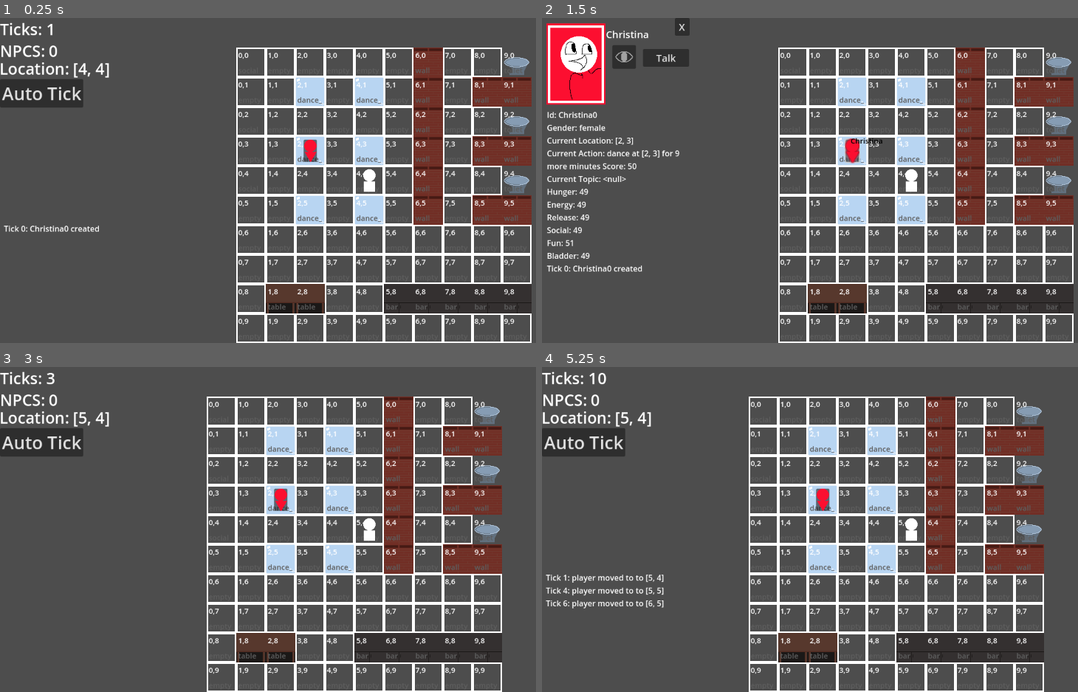
Above: before the commit, frames 1-4 (two rows, left to right).
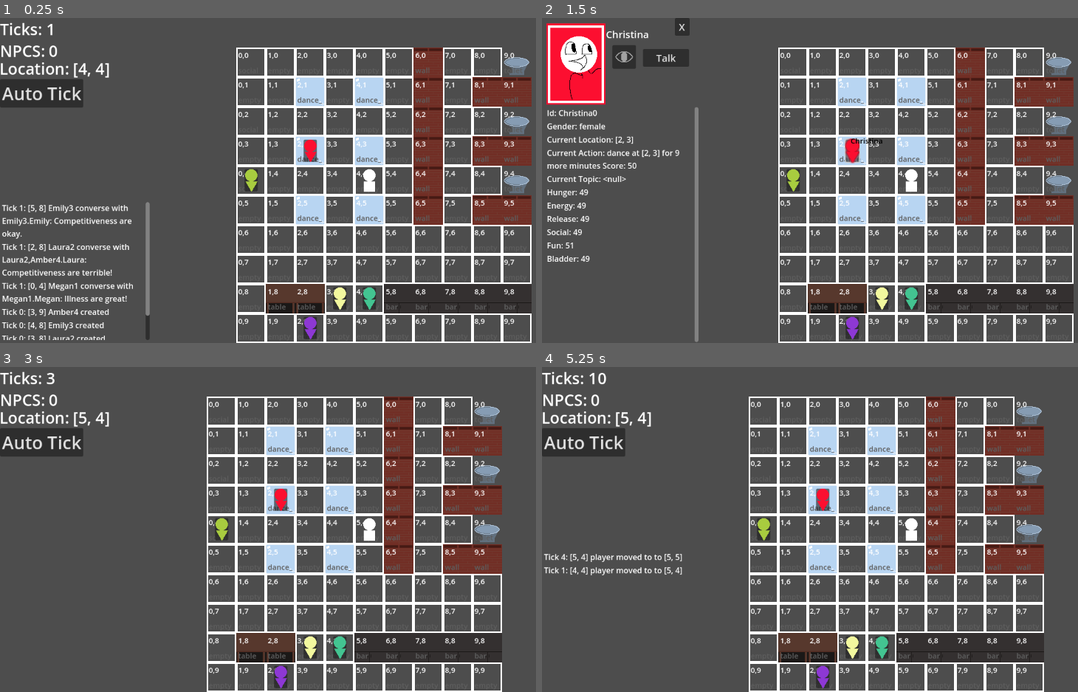
Above: after the commit, the same moments.

Repository: churrupy/elf-game
Game: Godot game, scene res://main.tscn
The game is run twice, just before and just after one commit, with the same random seed, the same clock (stepped at 60 frames per second) and the same inputs.
Inputs (mouse positions are in pixels of both pictures, inside the frame that each line leads up to):
- Up to frame 1 (0.25 s): no input
- Up to frame 2 (1.5 s): click "Auto Tick" at 0.5 s; click (852, 151) at 1.27 s
- Up to frame 3 (3 s): click "X" at 2 s; tap Enter at 2.75 s; move the mouse to (310, 500) at 2.77 s; hold D (move_right) from 2.78 s (still down); hold Shift (suppress_tick) from 2.78 s (still down); tap T (auto_tick) at 2.85 s
- Up to frame 4 (5.25 s): tap Space at 3.5, 5 s; move the mouse to (718, 545) at 3.52 s; release D (move_right) at 3.53 s; release Shift (suppress_tick) at 3.53 s; hold S (move_down) 3.53-4.28 s; tap Shift (suppress_tick) at 3.6, 5.1 s; tap T (auto_tick) at 3.8, 4.35 s; tap Enter at 4.25 s; move the mouse to (820, 471) at 4.27 s; hold D (move_right) 4.28-5.03 s; hold Shift (suppress_tick) 4.28-5.03 s; hold W (move_up) from 5.03 s (still down)

The runs differ from the first frame. In frame 1, 3.2% of the frame differs, in the area x 0-71%, y 46-100%; in frame 2, 2.5%; in frame 3, 0.6%; in frame 4, 1.8%.

Commit message:
Dialogue Sort of happening
- rudimentary dialogue menu created, and npcs will sort of interact with each other through it

Diff:
--- a/default_menu.tscn
+++ b/default_menu.tscn
@@ -47,10 +47,14 @@
 theme_override_font_sizes/font_size = 36
 text = "Auto Tick"
 
-[node name="PlayerHistory" type="Label" parent="."]
+[node name="PlayerHistoryContainer" type="ScrollContainer" parent="."]
 layout_mode = 0
-offset_left = 8.0
-offset_top = 416.0
-offset_right = 254.0
-offset_bottom = 657.0
-text = "Player History"
+offset_left = 4.0
+offset_top = 374.0
+offset_right = 304.0
+offset_bottom = 654.0
+
+[node name="VBoxContainer" type="VBoxContainer" parent="PlayerHistoryContainer"]
+layout_mode = 2
+size_flags_horizontal = 3
+size_flags_vertical = 3
--- a/menus/hud.tscn
+++ /dev/null
@@ -1,26 +0,0 @@
-[gd_scene load_steps=5 format=3 uid="uid://cxvennsy2mglw"]
-
-[ext_resource type="Script" uid="uid://b80dkj2mcwkjw" path="res://scripts/hud.gd" id="1_633jc"]
-[ext_resource type="PackedScene" uid="uid://c8ald5ikbggg7" path="res://default_menu.tscn" id="2_pua1y"]
-[ext_resource type="PackedScene" uid="uid://buetf41yyhdos" path="res://npc_menu.tscn" id="3_d51vb"]
-[ext_resource type="PackedScene" uid="uid://jusdqdsrm4go" path="res://talk_menu.tscn" id="5_d51vb"]
-
-[node name="HUD" type="Control"]
-z_index = 100
-layout_mode = 3
-anchors_preset = 15
-anchor_right = 1.0
-anchor_bottom = 1.0
-offset_right = -300.0
-grow_horizontal = 2
-grow_vertical = 2
-script = ExtResource("1_633jc")
-
-[node name="DefaultMenu" parent="." instance=ExtResource("2_pua1y")]
-
-[node name="NpcMenu" parent="." instance=ExtResource("3_d51vb")]
-
-[node name="TalkMenu" parent="." instance=ExtResource("5_d51vb")]
-layout_mode = 0
-offset_left = 300.0
-offset_right = 900.0
--- a/npc_menu.tscn
+++ b/npc_menu.tscn
@@ -1,9 +1,11 @@
-[gd_scene load_steps=5 format=3 uid="uid://buetf41yyhdos"]
+[gd_scene load_steps=6 format=3 uid="uid://buetf41yyhdos"]
 
 [ext_resource type="Script" uid="uid://dswehjefs22t2" path="res://scripts/npc_menu.gd" id="1_ubb6d"]
 [ext_resource type="PackedScene" uid="uid://wqx311ixn3i1" path="res://portrait.tscn" id="2_pcope"]
 [ext_resource type="Texture2D" uid="uid://c2m2pg2artbpk" path="res://models/watch.png" id="2_prfe1"]
 [ext_resource type="Texture2D" uid="uid://jt3v8h4mtfk7" path="res://models/watch_glow.png" id="3_h4d1c"]
+
+[sub_resource type="Theme" id="Theme_h4d1c"]
 
 [node name="NpcMenu" type="Control"]
 z_index = 6
@@ -74,15 +76,20 @@
 theme_override_font_sizes/font_size = 20
 icon = ExtResource("3_h4d1c")
 
-[node name="NpcDescription" type="Label" parent="."]
+[node name="NpcHistoryContainer" type="ScrollContainer" parent="."]
 layout_mode = 0
 offset_left = 10.0
-offset_top = 185.0
-offset_right = 326.0
-offset_bottom = 644.0
-text = "Npc Description"
-autowrap_mode = 3
-text_overrun_behavior = 2
+offset_top = 181.0
+offset_right = 318.0
+offset_bottom = 658.0
+horizontal_scroll_mode = 0
+vertical_scroll_mode = 2
+
+[node name="VBoxContainer" type="VBoxContainer" parent="NpcHistoryContainer"]
+layout_mode = 2
+size_flags_horizontal = 3
+size_flags_vertical = 3
+theme = SubResource("Theme_h4d1c")
 
 [connection signal="pressed" from="CloseButton" to="." method="close_npc_menu"]
 [connection signal="pressed" from="TalkButton" to="." method="talk_pressed"]
--- a/scripts/actions.gd
+++ b/scripts/actions.gd
@@ -18,20 +18,11 @@
 func do(npc):
 	COUNTDOWN -= 1
 	print("in actions", STATUS)
-	if ID == "converse":
-		process_conversation(npc)
 	var refresh_rate = Constants.NEED_REFRESH_RATES[NEED]
 	npc.NEEDS[NEED] += refresh_rate
 	if COUNTDOWN < 0:
 		STATUS = "finish"
 	print("after actions", npc.NAME,_to_string())
-
-
-#region special
-func process_conversation(npc):
-	npc.RECENT_TOPIC = Dialogue.get_next_topic(npc.RECENT_TOPIC)
-
-#endregion
 
 
 
@@ -47,6 +38,12 @@
 	var action_dict = Constants.ACTION_TEMPLATES[ID]
 	return action_dict["do_off_tile"]
 
+func is_conversable():
+	var action_data = Constants.ACTION_TEMPLATES[ID]
+	if "conversable" in action_data: # default is true
+		return false
+	return true
+
 func _to_string():
 	var _str = STATUS
 	if STATUS == "moving":
--- a/scripts/constants.gd
+++ b/scripts/constants.gd
@@ -5,7 +5,7 @@
 const SCREEN_SIZE = Vector2(1200, 660)
 const MAP_SIZE = [10,10] # num tiles across
 const BOTTOM_RIGHT = Vector2(MAP_SIZE[0]-1, MAP_SIZE[1]-1)
-const NUM_NPCS = 1
+const NUM_NPCS = 5
 const SIDEBAR_SIZE = Vector2(300, SCREEN_SIZE[1])
 const MAIN_FRAME_SIZE = Vector2(SCREEN_SIZE[0] - SIDEBAR_SIZE[0], SCREEN_SIZE[1])
 const MAIN_FRAME_POSITION = Vector2(SIDEBAR_SIZE[0], 0)
@@ -74,7 +74,8 @@
         "pose": "standing",
 		"joinable": true,
 		"other_req": true,
-        "do_off_tile": true
+        "do_off_tile": true,
+        "conversable": false
     },
     #region furniture
     "dance" : {
@@ -84,7 +85,8 @@
         "pose": "standing",
 		"joinable": true,
 		"other_req": false,
-        "do_off_tile": false
+        "do_off_tile": false,
+        "conversable": false
     },
     "drink": {
         "need": "fun",
@@ -102,7 +104,8 @@
         "pose": "standing",
 		"joinable": false,
 		"other_req": false,
-        "do_off_tile": false
+        "do_off_tile": false,
+        "conversable": false
     },
     "snack": {
         "need": "hunger",
--- a/scripts/default_menu.gd
+++ b/scripts/default_menu.gd
@@ -13,9 +13,16 @@
 	pass
 
 func update_history_and_tick(history_list):
-	var trunc_history = history_list.slice(-5, -1)
-	var history_string = "\n".join(trunc_history)
-	$PlayerHistory.text = history_string
+	var trunc_history = history_list.slice(-10, -1)
+	# clear container
+	for child in $PlayerHistoryContainer.get_node("VBoxContainer").get_children():
+		child.queue_free()
+	trunc_history.reverse()
+	for item in trunc_history:
+		var new_label = Label.new()
+		new_label.text = item
+		new_label.autowrap_mode = TextServer.AUTOWRAP_WORD_SMART
+		$PlayerHistoryContainer.get_node("VBoxContainer").add_child(new_label)
 	tick()
 
 
@@ -27,9 +34,11 @@
 	clear_buttons()
 	var button_x = 30
 	var button_y = 200
-	for npc in Global.CURRENT_NPCS:
+	for npc_id in Global.CURRENT_NPCS:
+		var npc = Global.NPCS[npc_id]
 		var npc_button = buttons.instantiate()
 		add_child(npc_button)
+		print(npc)
 		npc_button.initialize(npc)
 		npc_button.position = Vector2(button_x, button_y)
 		npc_button.connect("pressed", Callable(self, "open_npc_menu").bind(npc))
--- a/scripts/history.gd
+++ b/scripts/history.gd
@@ -14,22 +14,39 @@
 	pass
 
 
-func add_entry(npc, action, arg=null):
+func add_entry(npc, action, location, arg={}):
+	if npc is NPC:
+		npc = npc.ID
 	var history_dict = {
 		"tick": Global.TICKS,
 		"npc": npc,
 		"action": action,
+		"location": location,
 		"arg": arg
 	}
 	HISTORY.append(history_dict)
 
 
 func filter_by_npc(npc):
+	if npc is NPC:
+		npc = npc.ID
 	var filtered_history = []
 	for h in HISTORY:
 		if h["npc"] == npc:
 			filtered_history.append(h)
+		elif "witnesses" in h["arg"]:
+			if npc in h["arg"]["witnesses"]:
+				filtered_history.append(h)
 
+	return filtered_history
+
+func filter_by_location(location):
+	if location == null:
+		return []
+	var filtered_history = []
+	for h in HISTORY:
+		if h["location"] == location:
+			filtered_history.append(h)
 	return filtered_history
 
 func display_history(history_list = []):
@@ -37,8 +54,15 @@
 		history_list = HISTORY
 	var display_list = []
 	for h in history_list:
-		var _str = "Tick " + str(h["tick"]) + ": " + h["npc"] + " " + h["action"]
-		if h["arg"] != null:
-			_str += " to " + str(h["arg"])
+		var _str = "Tick " + str(h["tick"]) + ": " + str(h["location"]) + " " + h["npc"] + " " + h["action"]
+		if "location" in h["arg"]:
+			var location_str = " to " + str(h["arg"]["location"])
+			_str += location_str
+		if "witnesses" in h["arg"]:
+			var group_str = " with " + ",".join(h["arg"]["witnesses"]) + "."
+			_str += group_str
+		if "dialogue" in h["arg"]:
+			var dialogue_str = h["arg"]["dialogue"]
+			_str += dialogue_str
 		display_list.append(_str)
 	return display_list
--- a/scripts/hud.gd
+++ /dev/null
@@ -1,58 +0,0 @@
-extends Control
-
-signal auto_tick_signal
-
-# Called when the node enters the scene tree for the first time.
-func _ready() -> void:
-	$NpcMenu.hide()
-	$TalkMenu.hide()
-	SignalBus.npc_click.connect(open_npc_menu)
-	SignalBus.close_npc_menu.connect(close_npc_menu)
-	SignalBus.talk_to_npc.connect(open_talk_menu)
-	SignalBus.close_talk_menu.connect(close_talk_menu)
-	#$NpcListButton.hide()
-
-
-
-# Called every frame. 'delta' is the elapsed time since the previous frame.
-func _process(delta: float) -> void:
-	pass
-
-func tick():
-	$DefaultMenu.tick()
-	if $TalkMenu.visible:
-		$TalkMenu.tick()
-
-
-func open_npc_list() -> void:
-	$DefaultMenu.hide()
-
-func close_npc_list() -> void:
-	#$NpcListMenu.hide()
-	pass
-
-
-func auto_tick_button() -> void:
-	auto_tick_signal.emit()
-
-func open_talk_menu(npc):
-	$TalkMenu.initialize(npc)
-	$TalkMenu.show()
-
-func close_talk_menu():
-	$TalkMenu.hide()
-
-func open_npc_menu(npc):
-	print("showing menu")
-	$DefaultMenu.hide()
-	$NpcMenu.initialize(npc)
-	$NpcMenu.show()
-
-
-func close_npc_menu():
-	print("closing menu")
-	$NpcMenu.hide()
-	$NpcMenu.WATCH = false
-	SignalBus.npc_hover_off.emit($NpcMenu.DISPLAYED_NPC)
-	$TalkMenu.hide()
-	$DefaultMenu.show()
--- a/scripts/main.gd
+++ b/scripts/main.gd
@@ -39,7 +39,7 @@
 	ID_COUNTER += 1
 	#add_child(npc)
 	Global.NPCS[npc.ID] = npc
-	History.add_entry(npc.ID, "created")
+	History.add_entry(npc.ID, "created", npc.LOCATION)
 
 
 # Called every frame. 'delta' is the elapsed time since the previous frame.
@@ -51,10 +51,12 @@
 
 func process_player_move(location):
 	if $Map.is_travelable(location):
+		var old_location = Global.PLAYER_LOCATION.duplicate()
 		Global.PLAYER_LOCATION = location
+		History.add_entry("player", "moved to", old_location, {"location": location})
 	else:
 		print("tile not accessible")
-	History.add_entry("player", "moved to", location)
+
 	_on_tick()
 
 func auto_tick() -> void:
@@ -106,20 +108,15 @@
 	tick_npcs()
 	get_current_npcs()
 	display_npcs()
-	#var npc_list = get_npc_list()
-	#Utility.display_list_on_screen(npc_list, Constants.TILE_SIZE/2)
-	#var tile_list = $Map.get_tile_list()
-	#Utility.display_list_on_screen(tile_list)
 	$Map.tick()
 	var player_history = History.filter_by_npc("player")
 	var player_history_list = History.display_history(player_history)
 	$DefaultMenu.update_history_and_tick(player_history_list)
-	#$DefaultMenu.tick()
-
 	if $NpcMenu.visible:
 		# re-initialize/update visible history
 		open_npc_menu($NpcMenu.DISPLAYED_NPC)
-	#$HUD.tick()
+	if $TalkMenu.visible:
+		open_npc_menu($TalkMenu.DISPLAYED_NPC)
 
 
 #endregion
@@ -134,10 +131,7 @@
 func get_current_npcs():
 	var adjacent_locations = get_neighbors(Global.PLAYER_LOCATION)
 	for l in adjacent_locations:
-		var npc = Utility.get_npc_from_location(l)
-		if npc != null:
-			Global.CURRENT_NPCS.append(npc)
-
+		Global.CURRENT_NPCS += Utility.get_npc_from_location(l)
 
 func tick_npcs():
 	Global.CURRENT_NPCS = []
@@ -152,18 +146,22 @@
 			npc.ACTION = chosen_action
 		if (npc.ACTION.LOCATION == npc.LOCATION):
 			npc.ACTION.STATUS = "filling"
-			npc.ACTION.do(npc)
-			History.add_entry(npc.ID, npc.ACTION.ID)
+			do_action(npc)
+			#npc.ACTION.do(npc)
+			#History.add_entry(npc.ID, npc.ACTION.ID)
 		else:
 			var next_step = step_towards_location(npc.LOCATION, npc.ACTION.LOCATION)
 			if next_step == null:
 				push_error("pathfinding: no valid path found, teleporting ", npc, " to target location")
 				print("teleporting...")
 				print(npc.LOCATION, npc.ACTION.LOCATION)
+				var old_location = npc.LOCATION.duplicate()
 				npc.LOCATION = npc.ACTION.LOCATION
-				History.add_entry(npc.ID, "teleported to", npc.ACTION.LOCATION)
+				History.add_entry(npc.ID, "teleported to", old_location, {"location": npc.ACTION.LOCATION})
 				continue
 			print(next_step)
+			var old_location = npc.LOCATION.duplicate()
+			'''
 			var current_occupant = Utility.get_npc_from_location(next_step)
 			if current_occupant != null:
 				# swap locations
@@ -179,19 +177,83 @@
 				var new_location = valid_neighbors.pick_random()
 
 				current_occupant.LOCATION = new_location
-			History.add_entry(npc.ID, "teleported to", npc.ACTION.LOCATION)
+			'''
+			History.add_entry(npc.ID, "moved to", old_location, {"location": npc.ACTION.LOCATION})
 			npc.LOCATION = next_step
 
 		if npc.ACTION.STATUS == "finish":
-			History.add_entry(npc.ID, "finished", npc.ACTION.ID)
+			History.add_entry(npc.ID, "finished", npc.LOCATION, {"action": npc.ACTION.ID})
 			npc.ACTION = null
 
 		npc.decay_needs()
 		npc.clamp_needs()
 		#display_on_screen(npc, Constants.TILE_SIZE/2)
 
-
-
+#endregion
+
+#region npc actions
+
+func do_action(npc):
+	#npc must be at location for this function
+	var action = npc.ACTION
+	var witnesses = get_npcs_in_range(action.TARGET) # same goal/location
+	if len(witnesses) == 0:
+		witnesses = get_npcs_in_range(npc.LOCATION) # people just "around" who can overhear
+
+	#if action.ID == "converse":
+	if len(witnesses) > 0:
+		if action.is_conversable():
+			converse(npc, witnesses, npc.ACTION.TARGET) # everyone will chit-chat if they're close to someone else
+
+
+
+
+	npc.ACTION.do(npc) # still handles need refresh, etc
+
+
+func converse(npc, witnesses, location):
+	var history_params = {
+		"witnesses": witnesses
+	}
+	var new_topic = Dialogue.get_next_topic(npc.RECENT_TOPIC)
+	npc.RECENT_TOPIC = new_topic
+	var opinion = npc.OPINIONS[new_topic]
+	var op_str = new_topic.capitalize() + " are "
+	if opinion > 75:
+		op_str+= "great!"
+	elif opinion > 50:
+		op_str += "okay."
+	elif opinion > 25:
+		op_str += "lame."
+	else:
+		op_str += "terrible!"
+	var _str = npc.NAME + ": " + op_str
+	for g in witnesses:
+		var g_npc = Global.NPCS[g]
+		g_npc.hear_topic(npc.ID, new_topic, opinion)
+	history_params["dialogue"] = _str
+	History.add_entry(npc, "converse", location, history_params)
+
+
+
+
+
+func get_npcs_in_range(location):
+	# gets all npcs with the same target who are nearby
+	print("get group")
+	var close_npcs = []
+	var target_neighbors = get_neighbors(location)
+	for n in target_neighbors:
+		close_npcs += Utility.get_npc_from_location(n)
+	print(close_npcs)
+	return close_npcs
+
+
+
+#endregion
+
+
+#region npc ai
 func get_all_group_actions():
 	var all_actions = []
 	for npc_id in Global.NPCS.keys():
@@ -247,6 +309,8 @@
 			return action
 	push_error("action not found for", npc.NAME)
 
+#endregion
+
 
 
 #region pathfinding
@@ -283,6 +347,8 @@
 
 func get_neighbors(location):
 	var neighbors = [
+		[location[0], location[1]],
+		# adjacent
 		[location[0] + 1, location[1]],
 		[location[0] - 1, location[1]],
 		[location[0], location[1] + 1],
@@ -333,7 +399,15 @@
 
 func open_talk_menu(npc):
 	open_npc_menu(npc)
-	$TalkMenu.initialize(npc)
+	print(npc)
+	print(npc.ACTION)
+	var dialogue_list = []
+	var history = History.filter_by_npc(npc)
+	for h in history:
+		if h["action"] == "converse":
+			dialogue_list.append(h["arg"]["dialogue"])
+	#var history_list = History.display_history(history)
+	$TalkMenu.initialize(npc, dialogue_list)
 	$TalkMenu.show()
 
 func close_talk_menu():
--- a/scripts/npc.gd
+++ b/scripts/npc.gd
@@ -110,8 +110,27 @@
 
 #endregion
 
+func hear_topic(speaker_id, topic, opinion):
+	print("hear topic")
+	if speaker_id == ID:
+		return
+	print(speaker_id)
+	print(ID)
+	if speaker_id not in RELATIONSHIPS:
+		RELATIONSHIPS[speaker_id] = 0
+	RECENT_TOPIC = topic
+	var this_opinion = OPINIONS[topic]
+	var diff = abs(this_opinion - opinion)
+	if diff > 50:
+		RELATIONSHIPS[speaker_id] -= 1
+	elif diff > 25:
+		pass
+	else:
+		RELATIONSHIPS[speaker_id] += 1
 
-func hear_topic(speaker_id, topic, opinion, location):
+
+
+func hear_topic_old(speaker_id, topic, opinion, location):
 	if speaker_id == ID:
 		return
 	print("signal delivered")
--- a/scripts/npc_menu.gd
+++ b/scripts/npc_menu.gd
@@ -33,11 +33,24 @@
 		display_string.append(_str)
 
 	# get last five moves
-	var last_five = history.slice(-5,-1)
+	var last_five = history.slice(-10,-1)
+	last_five.reverse()
 	display_string += last_five
 
-	var display = "\n".join(display_string)
-	$NpcDescription.text = display
+	# clear container
+	for child in $NpcHistoryContainer.get_node("VBoxContainer").get_children():
+		child.queue_free()
+
+	for item in display_string:
+		var new_label = Label.new()
+		new_label.text = item
+		new_label.autowrap_mode = TextServer.AUTOWRAP_WORD_SMART
+		$NpcHistoryContainer.get_node("VBoxContainer").add_child(new_label)
+
+	#var display = "\n".join(display_string)
+	#$ScrollContainer.get_node("VBoxContainer").get_node("NpcDescription").text = display
+	#print($ScrollContainer.get_node("VBoxContainer").get_node("NpcDescription").text)
+	#$NpcDescription.text = display
 
 	$Portrait.get_node("Splash").modulate = npc.COLOR
 
--- a/scripts/talk_menu.gd
+++ b/scripts/talk_menu.gd
@@ -1,5 +1,6 @@
 extends Label
 
+var LOCATION # "center" of conversation,  might not actually be the npc themselves (eg gathering around a table, etc)
 var DISPLAYED_NPC
 var DIALOGUE_LIST = []
 
@@ -10,11 +11,21 @@
 	pass # Replace with function body.
 
 
-func initialize(npc):
+func initialize(npc, history_list):
+	#LOCATION = npc.ACTION.TARGET
 	DISPLAYED_NPC = npc
 	$NameLabel.text = DISPLAYED_NPC.NAME
-	$ConversationLabel.text = ""
-	DIALOGUE_LIST = []
+	for child in $DialogueContainer.get_node("VBoxContainer").get_children():
+		child.queue_free()
+
+	for item in history_list:
+		var new_label = Label.new()
+		new_label.text = item
+		new_label.autowrap_mode = TextServer.AUTOWRAP_WORD_SMART
+		$DialogueContainer.get_node("VBoxContainer").add_child(new_label)
+
+	#$ConversationLabel.text = ""
+	#DIALOGUE_LIST = []
 	tick()
 	#$ConversationLabel.text = DISPLAYED_NPC.NAME + ": "
 	#$ConversationLabel.text += Dialogue.DIALOGUE_STRINGS[DISPLAYED_NPC.RECENT_TOPIC]
@@ -22,7 +33,8 @@
 
 func tick():
 	# npc says something
-	clear_children()
+
+	'''
 	print("ticking talk menu")
 	print("old topic", DISPLAYED_NPC.RECENT_TOPIC)
 	var new_topic = Dialogue.get_next_topic(DISPLAYED_NPC.RECENT_TOPIC)
@@ -41,6 +53,8 @@
 	SignalBus.say_topic.emit(DISPLAYED_NPC.ID, new_topic, opinion, DISPLAYED_NPC.LOCATION)
 	var _str = DISPLAYED_NPC.NAME + ": " + op_str
 	DIALOGUE_LIST.append(_str)
+
+
 
 	# process pc replying
 
@@ -62,6 +76,8 @@
 
 	$ConversationLabel.text = "\n".join(DIALOGUE_LIST)
 
+	'''
+
 
 func do_dialogue_choice(topic):
 	# what PC does
@@ -77,6 +93,7 @@
 
 func clear_children():
 	for child in get_children():
+
 		if child is ConversationButton:
 			child.queue_free()
 
--- a/scripts/utility.gd
+++ b/scripts/utility.gd
@@ -6,11 +6,12 @@
 
 
 func get_npc_from_location(location: Array):
+	var npcs = []
 	for npc_id in Global.NPCS:
 		var npc = Global.NPCS[npc_id]
 		if npc.LOCATION == location:
-			return npc
-	return null
+			npcs.append(npc_id)
+	return npcs
 
 
 func get_all_group_actions():
--- a/talk_menu.tscn
+++ b/talk_menu.tscn
@@ -29,6 +29,7 @@
 text = "Name"
 
 [node name="ConversationLabel" type="Label" parent="."]
+visible = false
 layout_mode = 1
 offset_left = 16.0
 offset_top = 79.0
@@ -49,5 +50,17 @@
 theme_override_font_sizes/font_size = 20
 text = "X"
 
+[node name="DialogueContainer" type="ScrollContainer" parent="."]
+layout_mode = 0
+offset_left = 6.0
+offset_top = 76.0
+offset_right = 297.0
+offset_bottom = 654.0
+
+[node name="VBoxContainer" type="VBoxContainer" parent="DialogueContainer"]
+layout_mode = 2
+size_flags_horizontal = 3
+size_flags_vertical = 3
+
 [connection signal="mouse_entered" from="CloseButton" to="." method="close_hover"]
 [connection signal="pressed" from="CloseButton" to="." method="close_talk_menu"]
